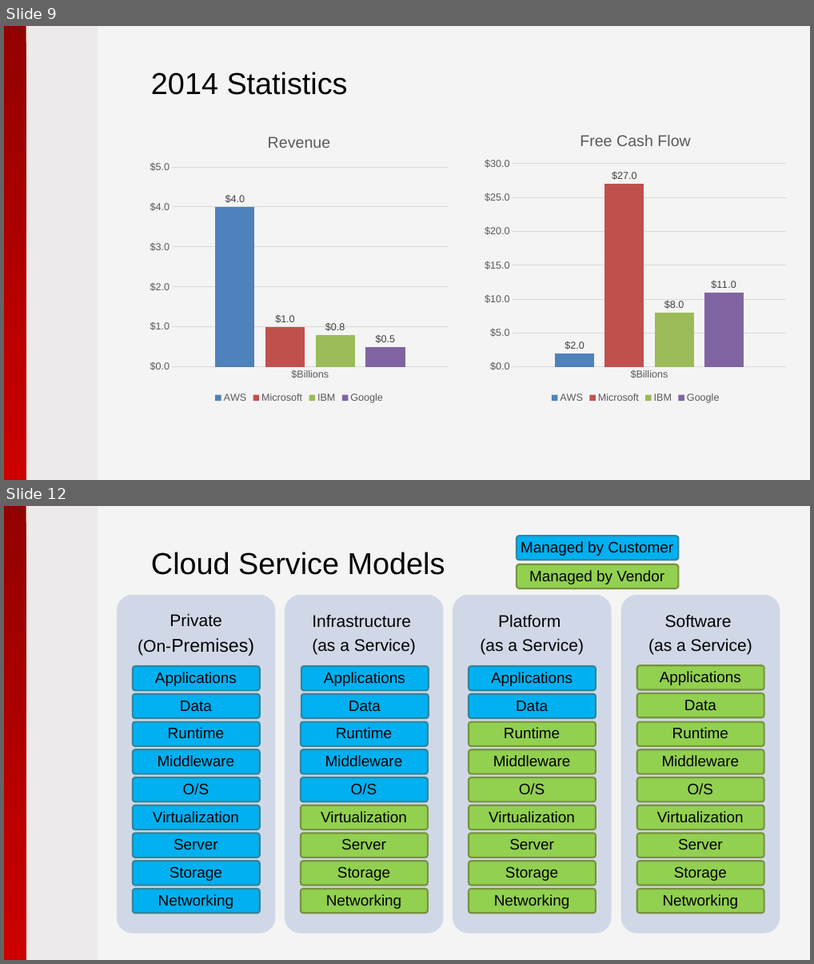
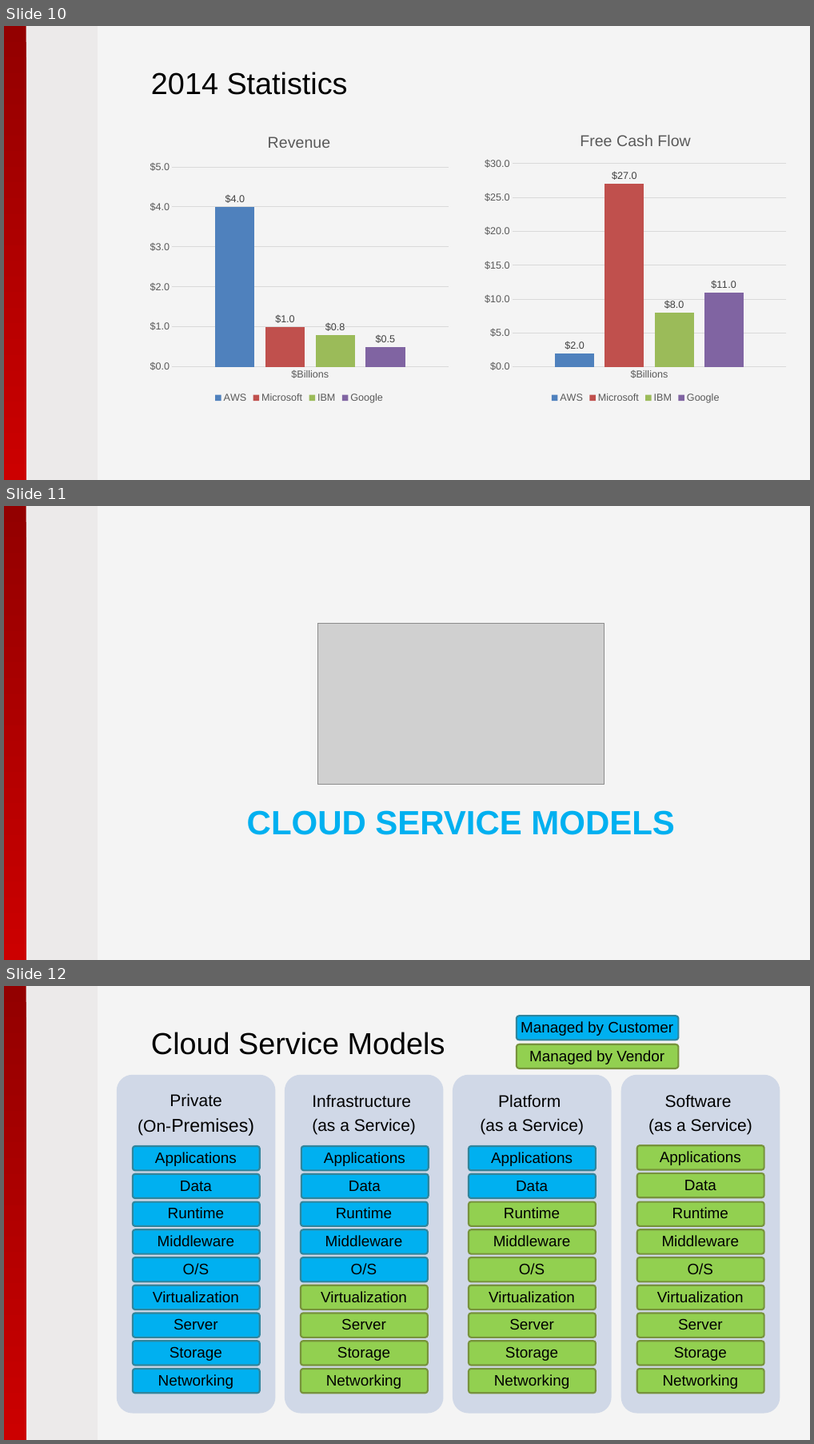
Before and after one commit to pryabov/Hackathon-2015, a slide deck: Presentation/2015 - Microsoft Azure.pptx. Shown one above the other, each under a label of ours: slides 9 and 12 before the commit, slides 10, 11 and 12 after it; the slides between them are not shown. The pictures are 814x964 and 814x1444 pixels, drawn with LibreOffice and Linux fonts; fonts in the diff are those of the drawing; grey boxes stand for pictures; background and template pictures are left out. Boxes give left, top, right and bottom in pixels: in the first picture for what was removed or moved away, otherwise in the second. Text is boxed around its words. In the diff, an @@ line names an element or a change of style, - is before the commit and + after.

```diff
--- a/Presentation/2015 - Microsoft Azure.pptx
+++ b/Presentation/2015 - Microsoft Azure.pptx
@@ slide 11 added at [4, 506, 810, 960], background #F4F4F4; not listed: 2 template elements that a slide beside it also shows @@
@@ picture added at [318, 624, 605, 784] @@
@@ title added at [247, 810, 674, 835], 40 pt, text #00B0F0, bold @@
+CLOUD SERVICE MODELS
@@ what was slide 9 is now slide 10 @@
```
Also in this commit, not shown: 3 slides changed, 2 other slides added, 2 slides removed, 1 other file.
